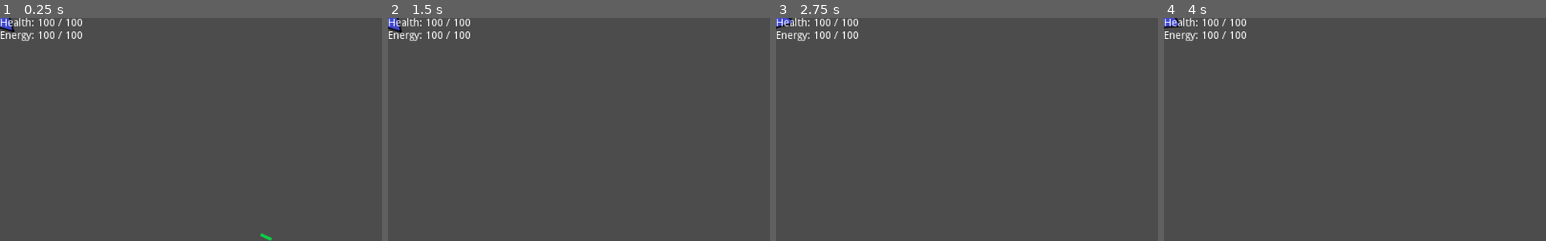
Above: before the commit, frames 1-4 (left to right).
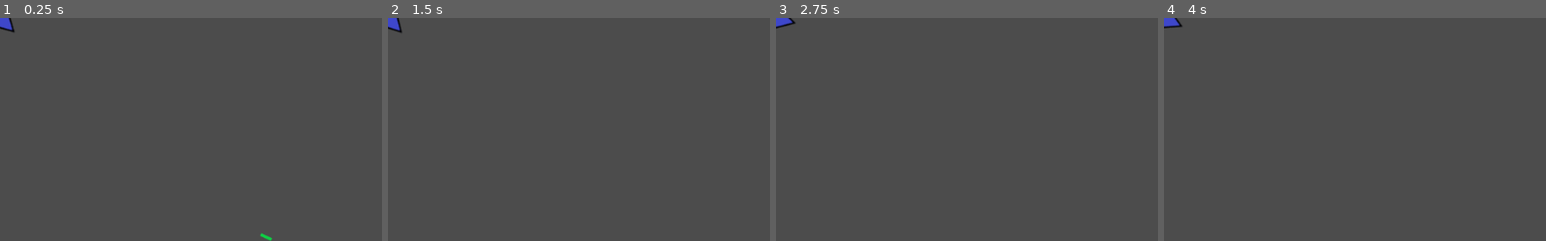
Above: after the commit, the same moments.

Repository: afkpuezo/blinkshooter
Game: Godot game, scene res://demo/demo.tscn
Two runs of this game, one before a commit and one after it. Both use one fixed random seed, a clock stepped at 60 frames per second and the inputs below. The project has no main scene, so this scene is started directly.
Inputs (mouse positions are % of the whole screen's width and height, from its top left):
- Up to frame 1 (0.25 s): no input
- Up to frame 2 (1.5 s): tap Enter at 0.5 s; move the mouse to (72, 45) at 0.52 s; tap Space at 1.25 s; move the mouse to (30, 55) at 1.27 s
- Up to frame 3 (2.75 s): tap Enter at 2 s; move the mouse to (60, 28) at 2.02 s
- Up to frame 4 (4 s): tap Space at 2.75 s; move the mouse to (45, 70) at 2.77 s; tap Enter at 3.5 s; move the mouse to (80, 65) at 3.52 s
The pictures show only the part of the screen within x 0-50%, y 0-50%; the shares and areas given below are measured in that part.

The runs differ from the first frame. In frame 1, 0.7% of the frame differs, in the area x 0-22%, y 0-11%; in frame 2, 0.7%; in frame 3, 0.7%; in frame 4, 0.7%.
Error after the commit: Compile Error: Using own name in class file is not allowed (creates a cyclic reference) (res://combat_resource/combat_resource.gd:104)

Commit message:
new signals and events for player ammo

Diff:
--- a/combat_resource/combat_resource.gd
+++ b/combat_resource/combat_resource.gd
@@ -28,7 +28,7 @@
 static func is_ammo(rsrc) -> bool:
 	if typeof(rsrc) != TYPE_INT:
 		rsrc = rsrc.type
-	return rsrc in [Type.BASIC_AMMO]
+	return rsrc in [Type.BASIC_AMMO] # potentially slow lookup?
 
 
 # ----------
@@ -96,16 +96,26 @@
 		return true
 
 
-
 ## change is the amount that the value changed
 func _report_value_change(change: int):
 	emit_signal("value_changed", value)
 	if is_player:
-		GameEvents.emit_signal(
-				"player_combat_resource_value_changed",
-				{
-					"type": type,
-					"value": value,
-					"change": change,
-					"max": MAX_VALUE,
-				})
+		# send a special signal if this is ammo
+		if CombatResource.is_ammo(type):
+			GameEvents.emit_signal(
+					"player_ammo_value_changed",
+					{
+						"type": type,
+						"value": value,
+						"change": change,
+						"max": MAX_VALUE,
+					})
+		else:
+			GameEvents.emit_signal(
+					"player_combat_resource_value_changed",
+					{
+						"type": type,
+						"value": value,
+						"change": change,
+						"max": MAX_VALUE,
+					})
--- a/game_events/game_events.gd
+++ b/game_events/game_events.gd
@@ -15,9 +15,14 @@
 # ----------
 
 
-# used for changes to player combat stats
-# msg fields: "type", "value", "change", "max"
+## used for changes to player combat stats
+## msg fields: "type", "value", "change", "max"
 signal player_combat_resource_value_changed(msg)
+
+
+## used for changes to player ammo supply
+## msg fields: "type", "value", "change", "max"
+signal player_ammo_value_changed(msg)
 
 
 # RIP
